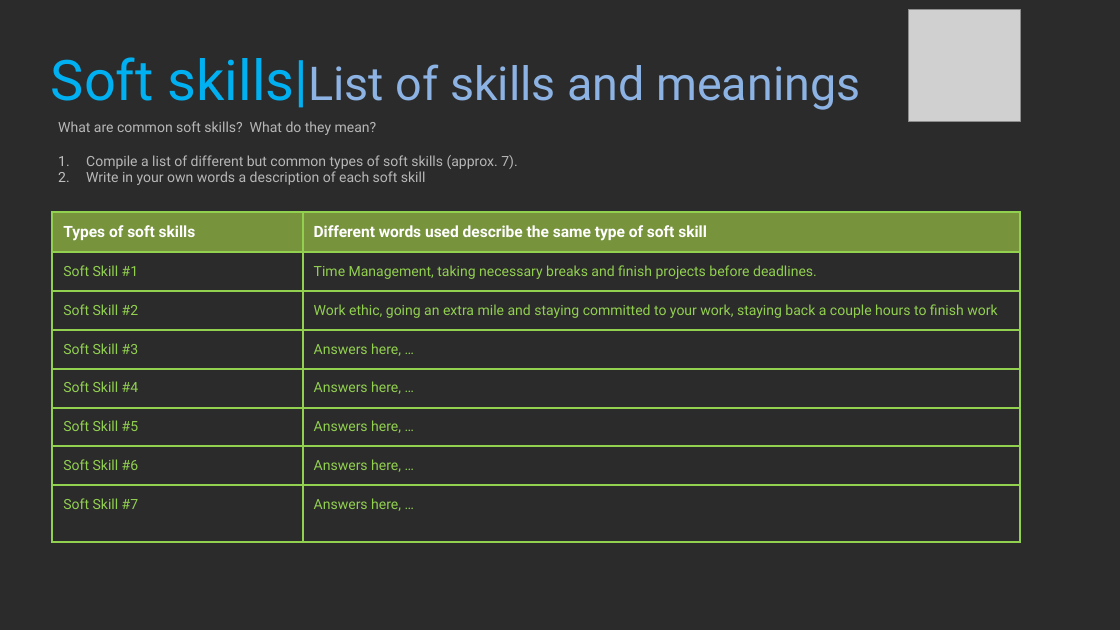
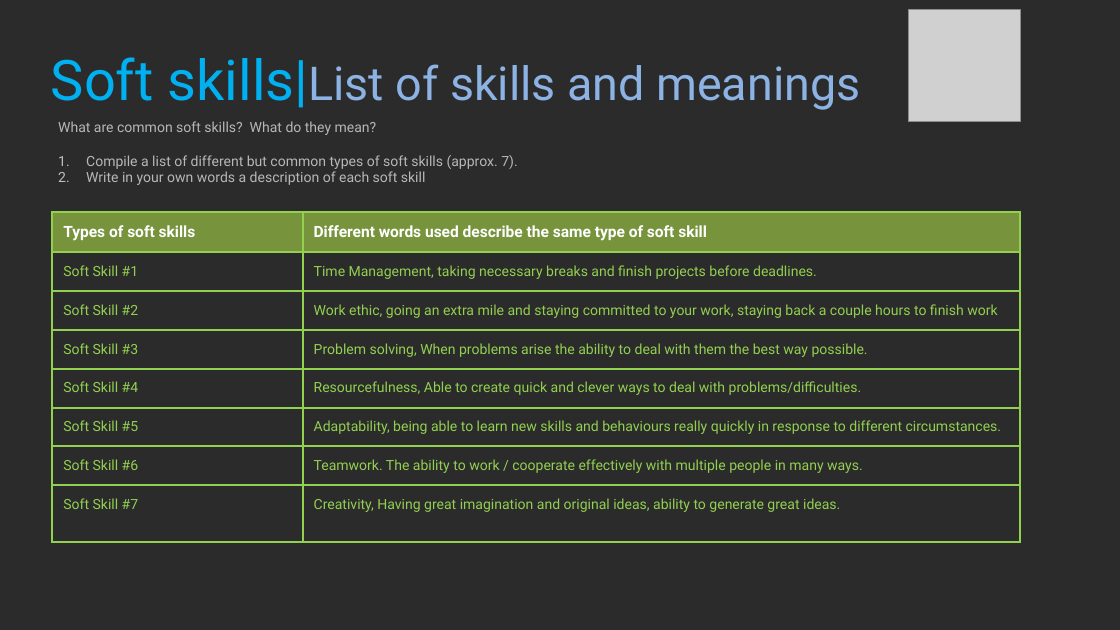
Before and after one commit to BenMate/ProfStudy1, a slide deck: slide 9 of 2021_Professional_Studies_1_YourName.pptx. Drawn at 1120x630 pixels with LibreOffice and Linux fonts; fonts in the diff are those of the drawing; grey boxes stand for pictures; background and template pictures are left out; a plain dark background stands for a picture behind light text. Boxes give left, top, right and bottom in pixels: in the first picture for what was removed or moved away, otherwise in the second. Text is boxed around its words. In the diff, an @@ line names an element or a change of style, - is before the commit and + after.

```diff
--- a/2021_Professional_Studies_1_YourName.pptx
+++ b/2021_Professional_Studies_1_YourName.pptx
@@ table at (53,212,1020,544) @@
-row 4, column 2: Answers here, …
+row 4, column 2: Problem solving, When problems arise the ability to deal with them the best way possible.
-row 5, column 2: Answers here, …
+row 5, column 2: Resourcefulness, Able to create quick and clever ways to deal with problems/difficulties.
-row 6, column 2: Answers here, …
+row 6, column 2: Adaptability, being able to learn new skills and behaviours really quickly in response to different circumstances.
-row 7, column 2: Answers here, …
+row 7, column 2: Teamwork. The ability to work / cooperate effectively with multiple people in many ways.
-row 8, column 2: Answers here, …
+row 8, column 2: Creativity, Having great imagination and original ideas, ability to generate great ideas.
```
Also in this commit, not shown: 26 other slides changed, 6 other files.
